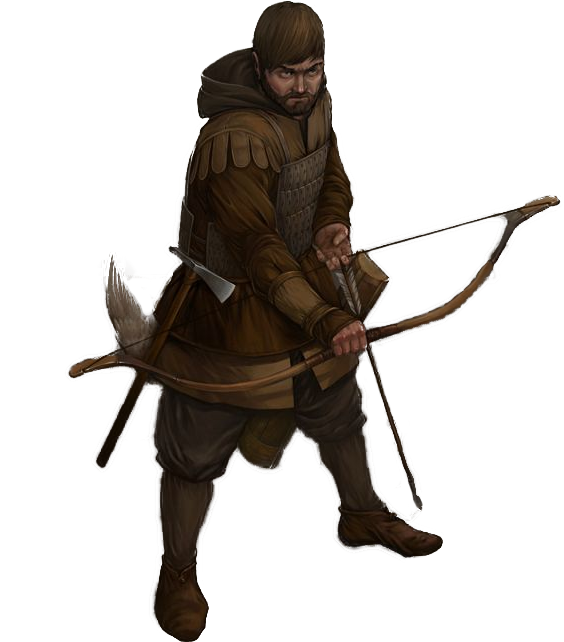
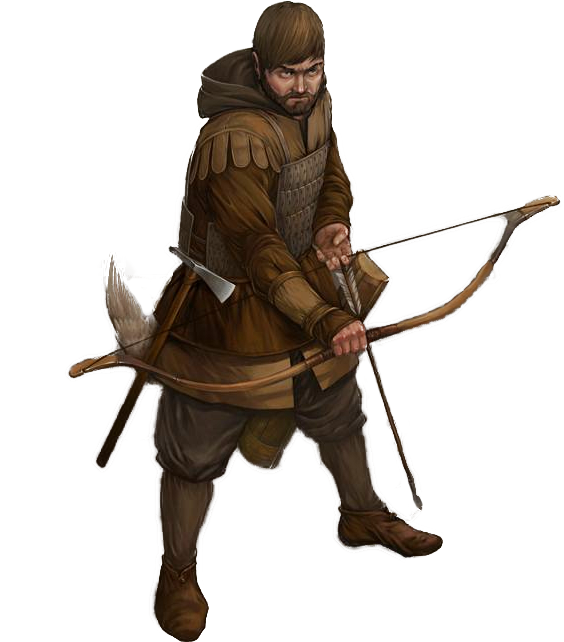
Two versions of the same layered image (564 × 642). Layer-by-layer changes:
pixels changed over 68, 1, 561, 642 (layer not identified)
